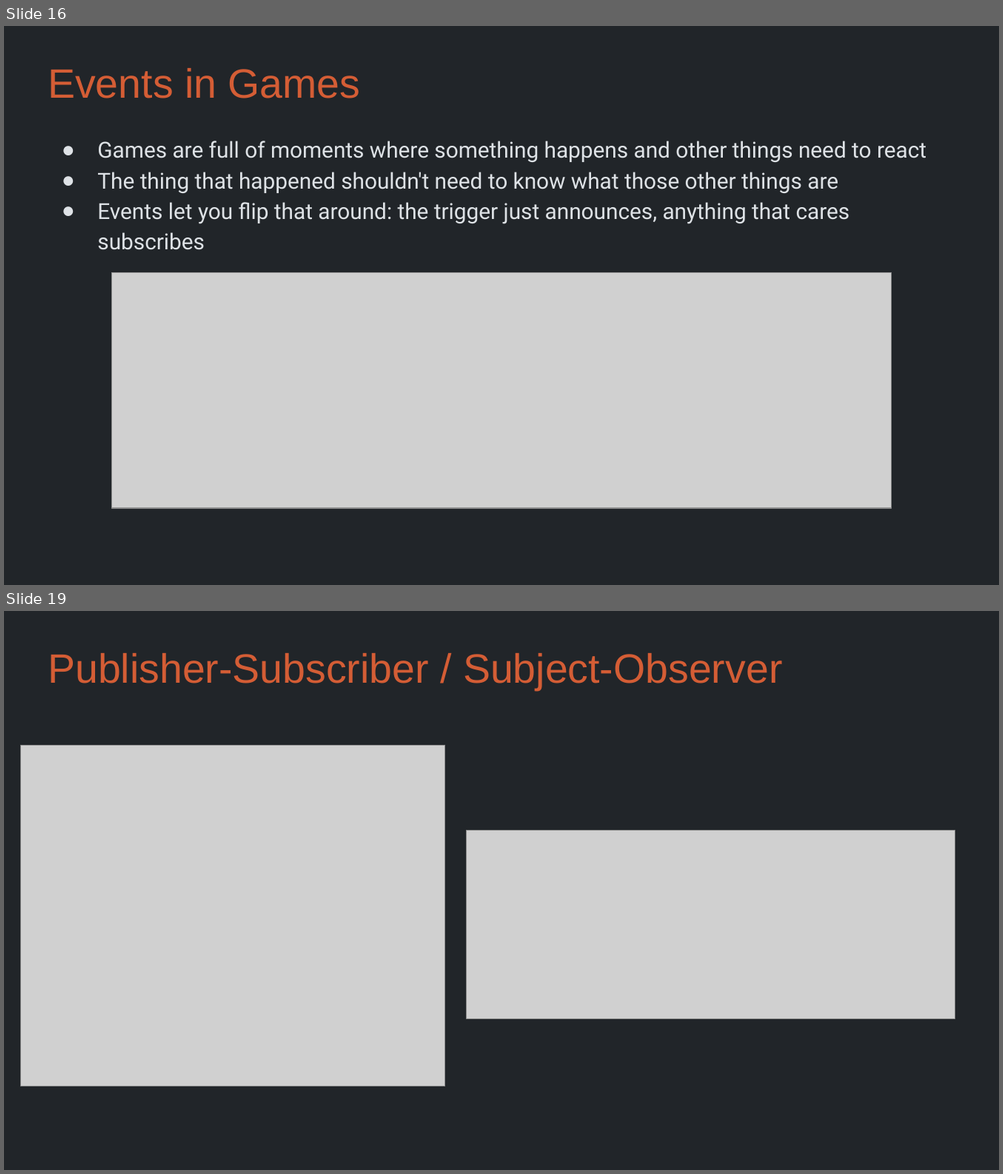
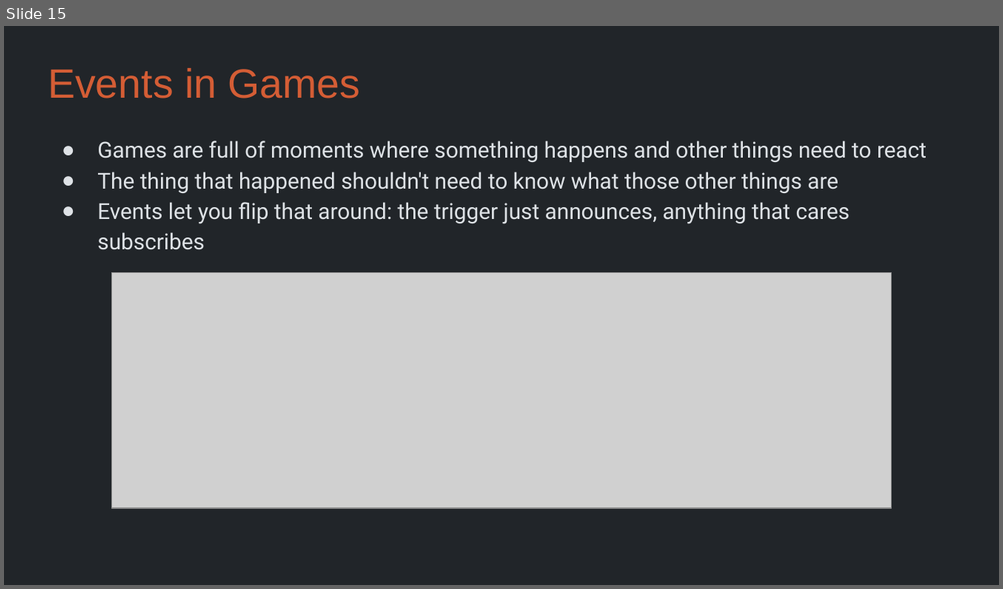
Before and after one commit to Metamate/gar, a slide deck: slides/07 The Legend of Zelda.pptx. Shown one above the other, each under a label of ours: slides 16 and 19 before the commit, slide 15 after it; the slides between them are not shown. The pictures are 1003x1174 and 1003x589 pixels, drawn with LibreOffice and Linux fonts; fonts in the diff are those of the drawing; grey boxes stand for pictures. Boxes give left, top, right and bottom in pixels: in the first picture for what was removed or moved away, otherwise in the second. Text is boxed around its words. In the diff, an @@ line names an element or a change of style, - is before the commit and + after.

```diff
--- a/slides/07 The Legend of Zelda.pptx
+++ b/slides/07 The Legend of Zelda.pptx
@@ slide 19 removed at (4,611,999,1170), background #212529 @@
@@ title removed at (48,653,782,690) @@
-Publisher-Subscriber / Subject-Observer
@@ picture removed at (21,745,446,1086) @@
@@ picture removed at (466,831,955,1019) @@
@@ what was slide 16 is now slide 15 @@
```
Also in this commit, not shown: 3 slides changed, 2 other slides removed, 35 other files.
